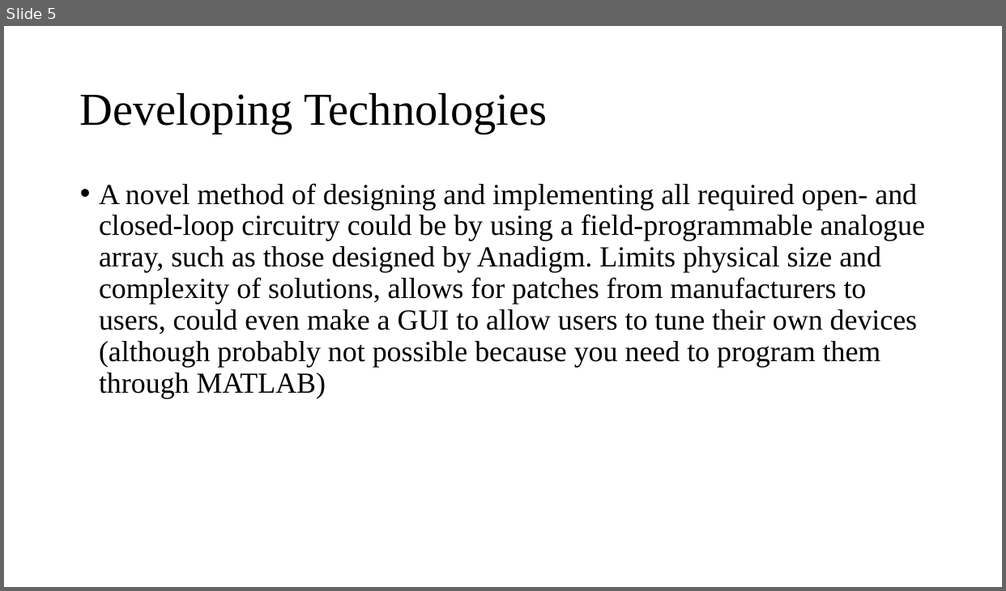
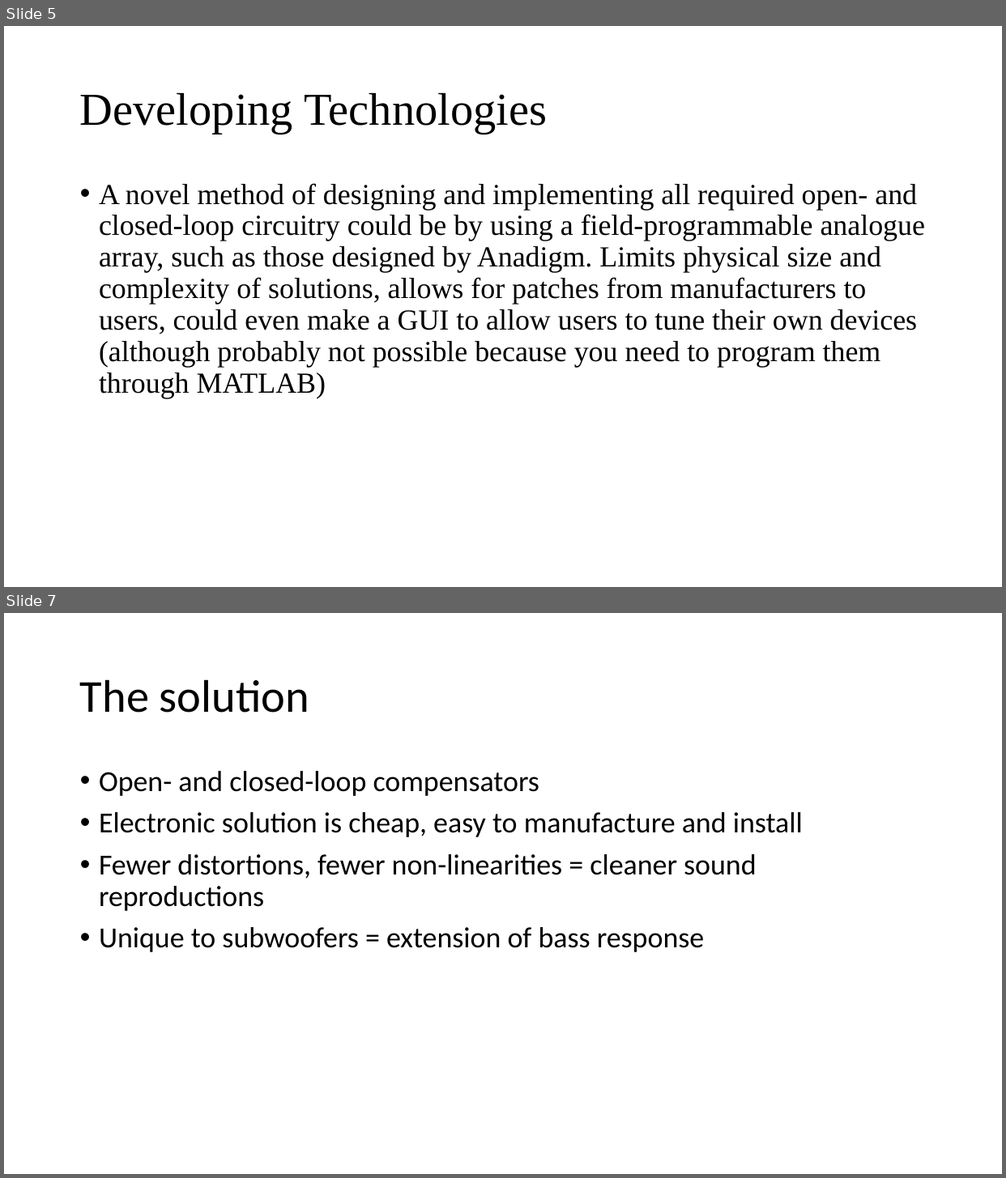
Before and after one commit to spez1998/3rd-year-project, a slide deck: Deliverables/2ndMarkerViva/viva_presentation.pptx. Shown one above the other, each under a label of ours: slide 5 before the commit, slides 5 and 7 after it; the slides between them are not shown. The pictures are 1006x591 and 1006x1178 pixels, drawn with LibreOffice and Linux fonts; fonts in the diff are those of the drawing. Boxes give left, top, right and bottom in pixels: in the first picture for what was removed or moved away, otherwise in the second. Text is boxed around its words. In the diff, an @@ line names an element or a change of style, - is before the commit and + after.

```diff
--- a/Deliverables/2ndMarkerViva/viva_presentation.pptx
+++ b/Deliverables/2ndMarkerViva/viva_presentation.pptx
@@ slide 7 added at [4, 613, 1002, 1174], background #FFFFFF @@
@@ title added at [80, 679, 309, 713], 44 pt, text #000000 @@
+The solution
@@ text added at [99, 771, 803, 952], 28 pt, text #000000 @@
+• Open- and closed-loop compensators
+• Electronic solution is cheap, easy to manufacture and install
+• Fewer distortions, fewer non-linearities = cleaner sound reproductions
+• Unique to subwoofers = extension of bass response
```
Also in this commit, not shown: 4 other slides added, 1 other file.
